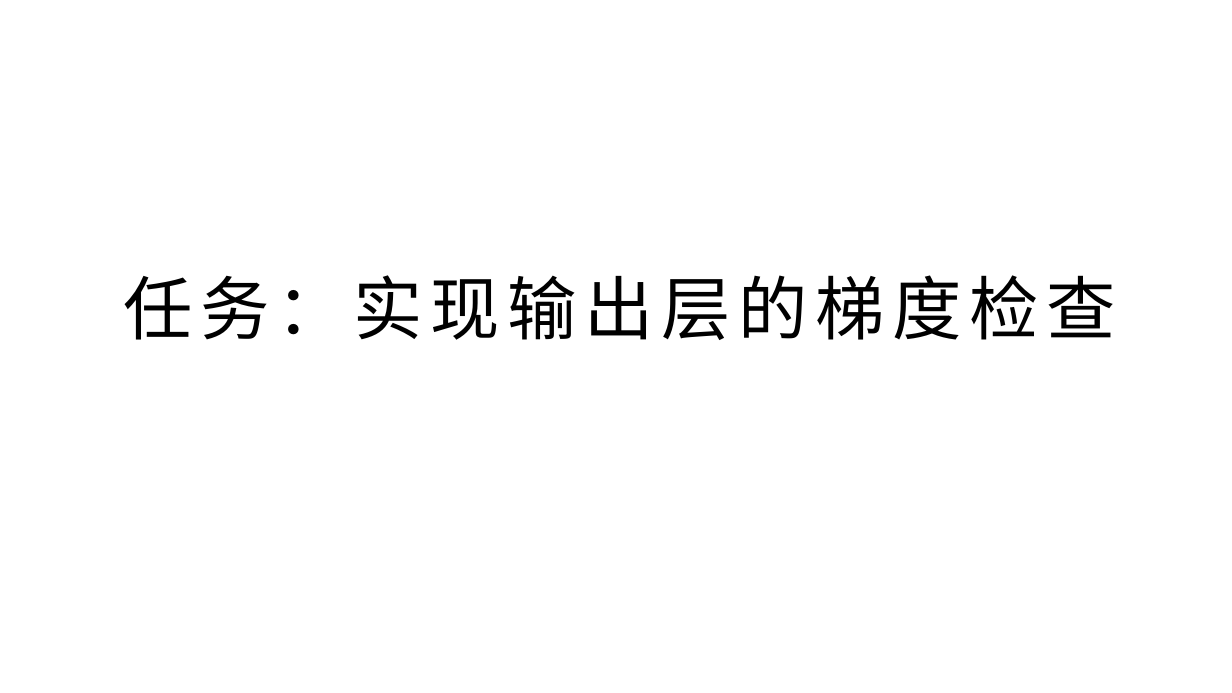
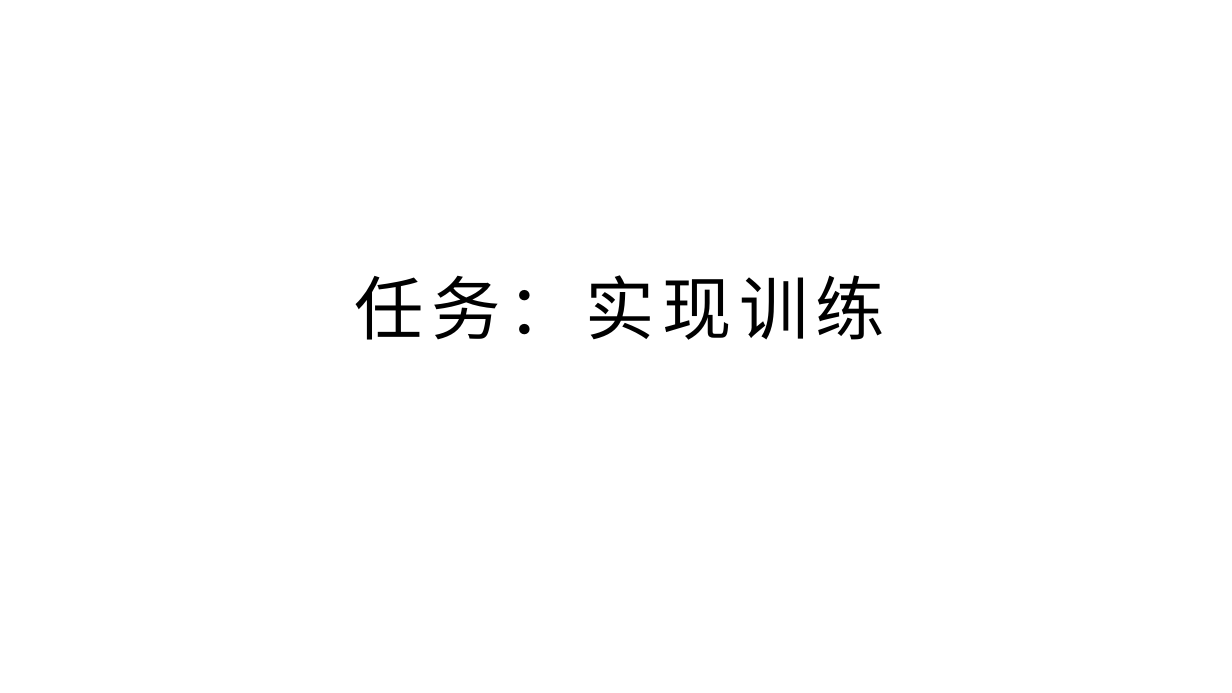
Before and after one commit to yyc-git/DeepLearningEdu, a slide deck: slide 14 of lessons/5_handwriting_by_linear_layer/ppt/用全连接层识别手写数字.pptx (slide 16 before the commit). Drawn at 1232x693 pixels with LibreOffice and Linux fonts; fonts in the diff are those of the drawing; background and template pictures are left out. Boxes give left, top, right and bottom in pixels: in the first picture for what was removed or moved away, otherwise in the second. Text is boxed around its words. In the diff, an @@ line names an element or a change of style, - is before the commit and + after.

```diff
--- a/lessons/5_handwriting_by_linear_layer/ppt/用全连接层识别手写数字.pptx
+++ b/lessons/5_handwriting_by_linear_layer/ppt/用全连接层识别手写数字.pptx
@@ title at [354,275,885,340]: text changed @@
-任务：实现输出层的梯度检查
+任务：实现训练
```
Also in this commit, not shown: 15 other slides changed, 10 slides added, 7 slides removed.
